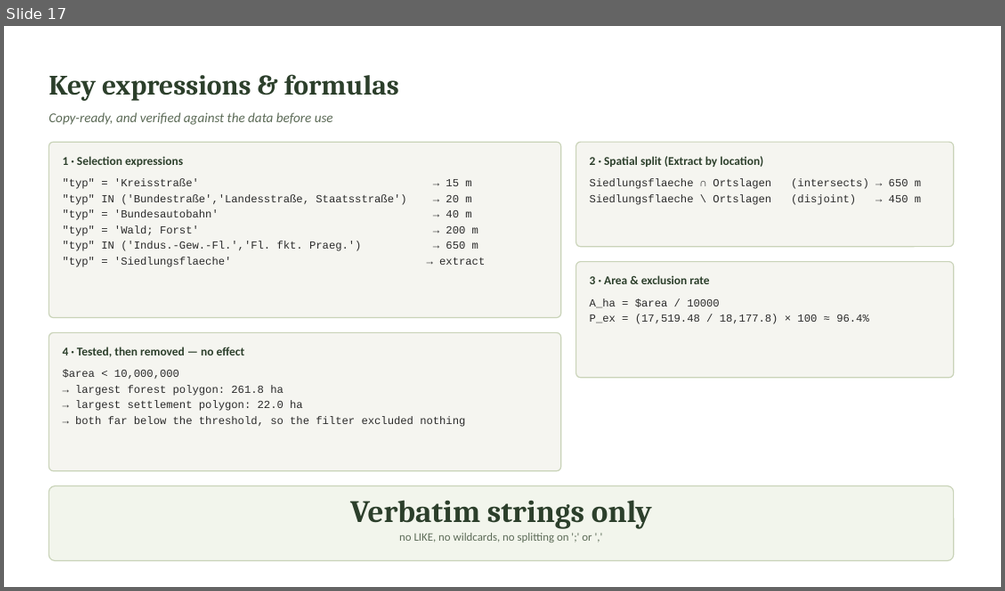
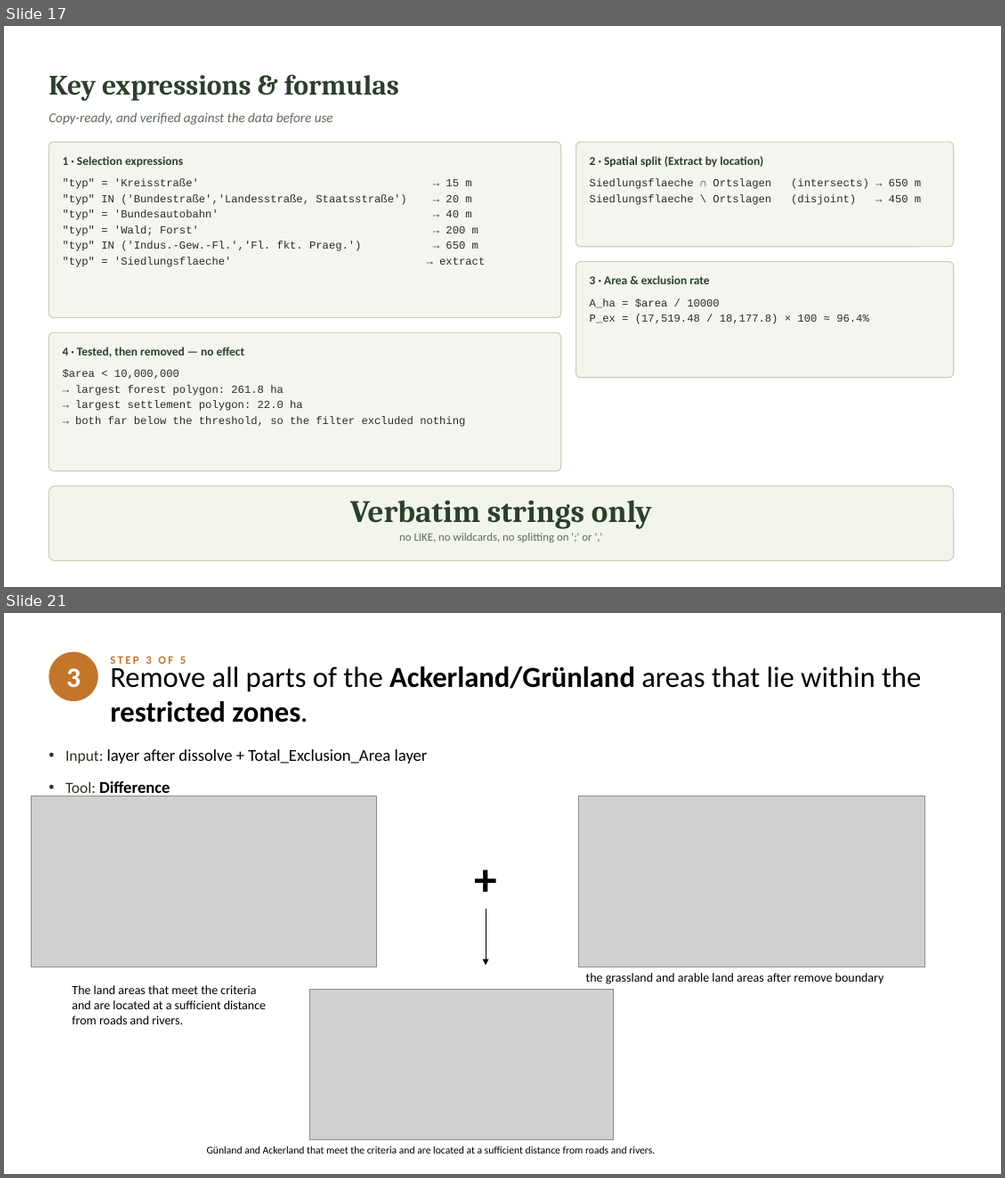
Before and after one commit to Kratosna/Methoden-zur-Analyse-und-Modellierung-von-r-umlichen-Umweltdaten, a slide deck: Procedure_Presentation.pptx. Shown one above the other, each under a label of ours: slide 17 before the commit, slides 17 and 21 after it; the slides between them are not shown. The pictures are 1005x591 and 1005x1178 pixels, drawn with LibreOffice and Linux fonts; fonts in the diff are those of the drawing; grey boxes stand for pictures. Boxes give left, top, right and bottom in pixels: in the first picture for what was removed or moved away, otherwise in the second. Text is boxed around its words. In the diff, an @@ line names an element or a change of style, - is before the commit and + after.

Commit message:
upload powerpoint

```diff
--- a/Procedure_Presentation.pptx
+++ b/Procedure_Presentation.pptx
@@ slide 21 added at box(4, 613, 1001, 1174), background #FFFFFF @@
@@ ellipse added at box(48, 652, 98, 701), fill #C2762A @@
@@ text added at box(110, 656, 186, 664), 11 pt, text #C2762A, bold @@
+STEP 3 OF 5
@@ text added at box(110, 663, 921, 722), 28 pt, text #000000 @@
+Remove all parts of the Ackerland/Grünland areas that lie within the restricted zones.
@@ text added at box(66, 668, 81, 688), 27 pt, text #FFFFFF, bold @@
+3
@@ text added at box(65, 749, 428, 797), 16 pt, text #000000 @@
+• Input: layer after dissolve + Total_Exclusion_Area layer
+• Tool: Difference
@@ picture added at box(32, 795, 377, 966) @@
@@ picture added at box(578, 795, 924, 966) @@
@@ text added at box(467, 846, 505, 909), 44 pt, text #000000, bold @@
++
@@ text added at box(465, 858, 507, 920), 44 pt, text #FFFFFF, bold @@
++
@@ arrow added from (485, 909) to (485, 965), #000000 0.5 pt @@
@@ text added at box(72, 985, 266, 1024), 12 pt, text #000000 @@
+The land areas that meet the criteria and are located at a sufficient distance from roads and rivers.
@@ text added at box(586, 973, 884, 984), 12 pt, text #000000 @@
+the grassland and arable land areas after remove boundary
@@ picture added at box(310, 989, 614, 1140) @@
@@ text added at box(207, 1146, 655, 1153), 10 pt, text #000000 @@
+Günland and Ackerland that meet the criteria and are located at a sufficient distance from roads and rivers.
```
Also in this commit, not shown: 6 other slides added, 3 other files.
